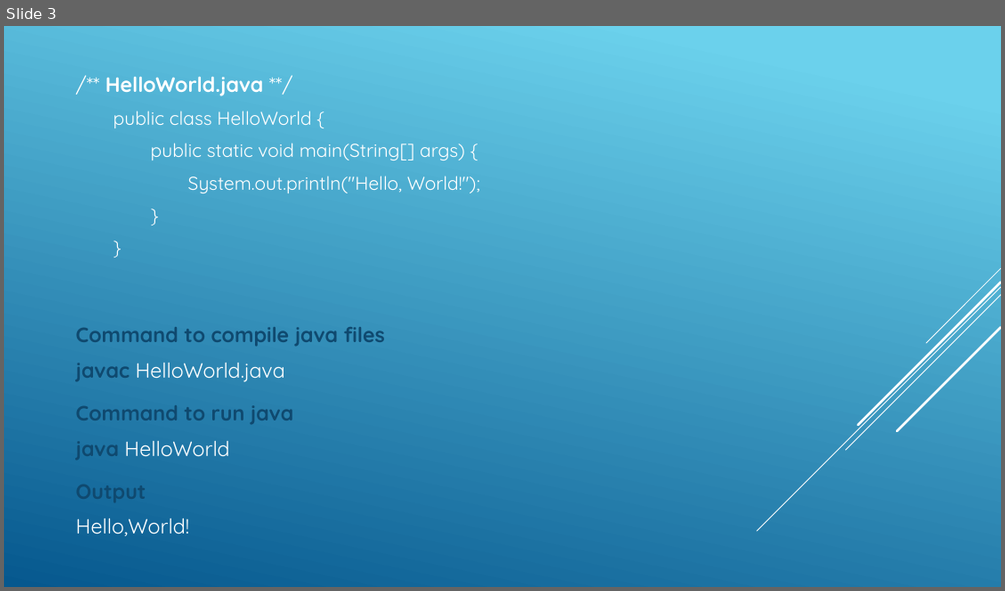
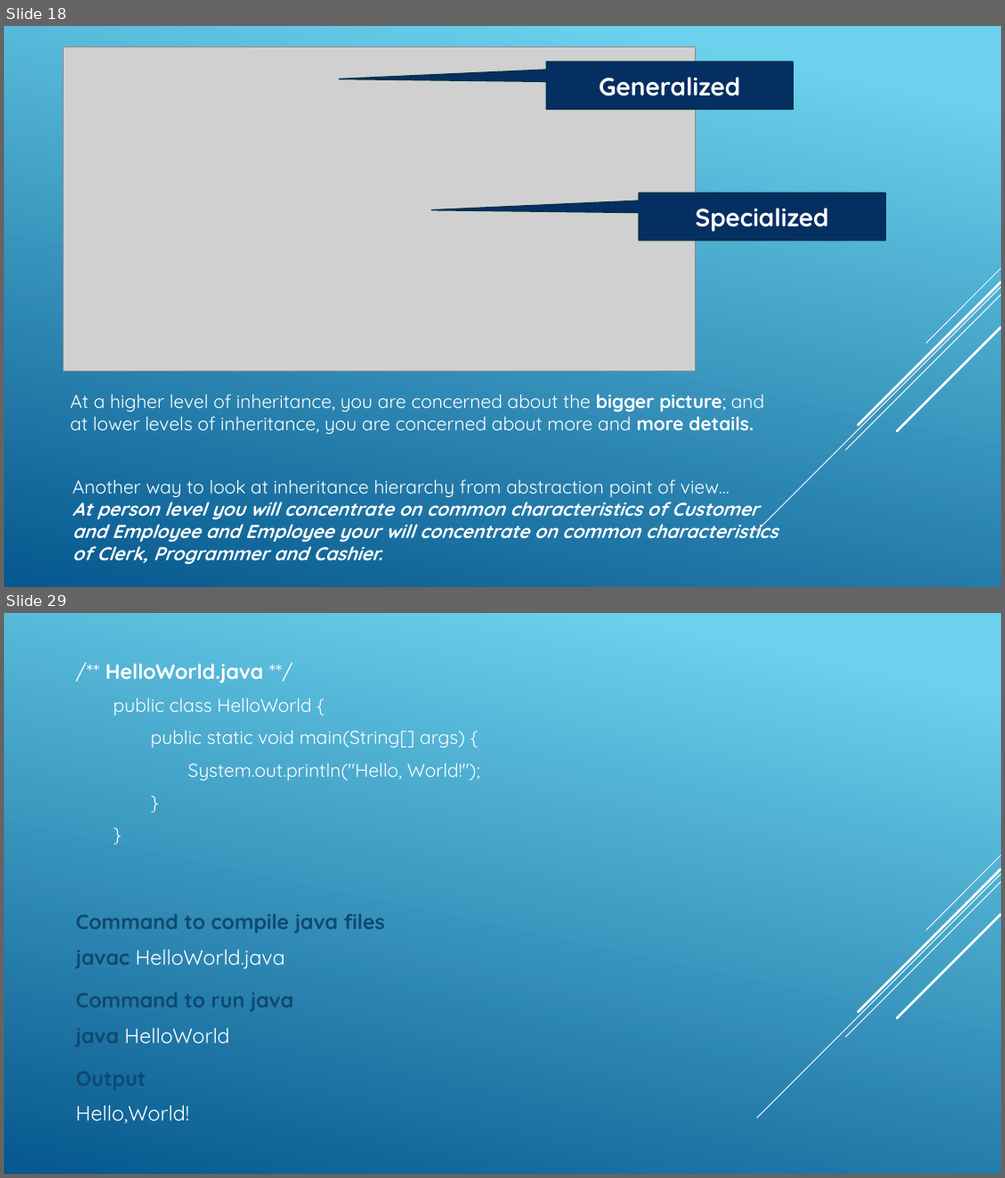
Before and after one commit to VeerababuK/Core-Java, a slide deck: Core java.pptx. Shown one above the other, each under a label of ours: slide 3 before the commit, slides 18 and 29 after it; the slides between them are not shown. The pictures are 1005x591 and 1005x1178 pixels, drawn with LibreOffice and Linux fonts; fonts in the diff are those of the drawing; grey boxes stand for pictures. Boxes give left, top, right and bottom in pixels: in the first picture for what was removed or moved away, otherwise in the second. Text is boxed around its words. In the diff, an @@ line names an element or a change of style, - is before the commit and + after.

```diff
--- a/Core java.pptx
+++ b/Core java.pptx
@@ slide 18 added at (x1=4, y1=26, x2=1001, y2=587), background gradient #6ED2EB to #06588E; not listed: 5 template elements that a slide beside it also shows @@
@@ picture added at (x1=63, y1=47, x2=695, y2=370) @@
@@ speech box added at (x1=546, y1=62, x2=793, y2=109), fill #052F61, outline #043148 1.25 pt, 24 pt, text #FFFFFF, bold @@
+Generalized
@@ speech box added at (x1=639, y1=192, x2=886, y2=240), fill #052F61, outline #043148 1.25 pt, 24 pt, text #FFFFFF, bold @@
+Specialized
@@ text added at (x1=70, y1=394, x2=764, y2=434), 18 pt, text #FFFFFF @@
+At a higher level of inheritance, you are concerned about the bigger picture; and at lower levels of inheritance, you are concerned about more and more details.
@@ text added at (x1=73, y1=479, x2=777, y2=564), 18 pt, text #FFFFFF, bold, italic @@
+Another way to look at inheritance hierarchy from abstraction point of view…
+At person level you will concentrate on common characteristics of Customer and Employee and Employee your will concentrate on common characteristics of Clerk, Programmer and Cashier.
@@ what was slide 3 is now slide 29 @@
```
Also in this commit, not shown: 1 slide changed, 25 other slides added, 1 other file.
